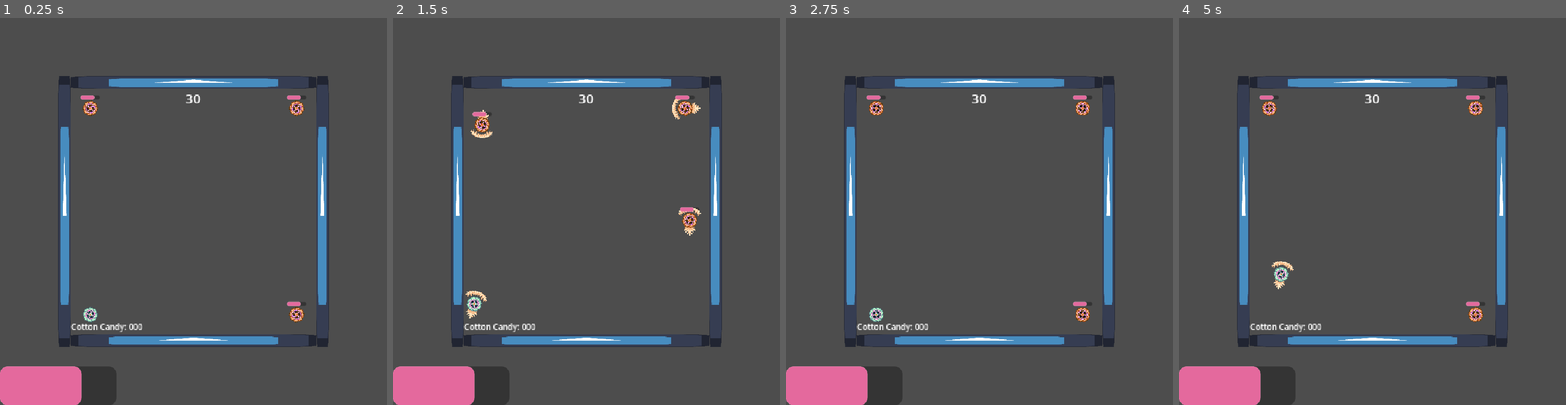
Above: before the commit, frames 1-4 (left to right).
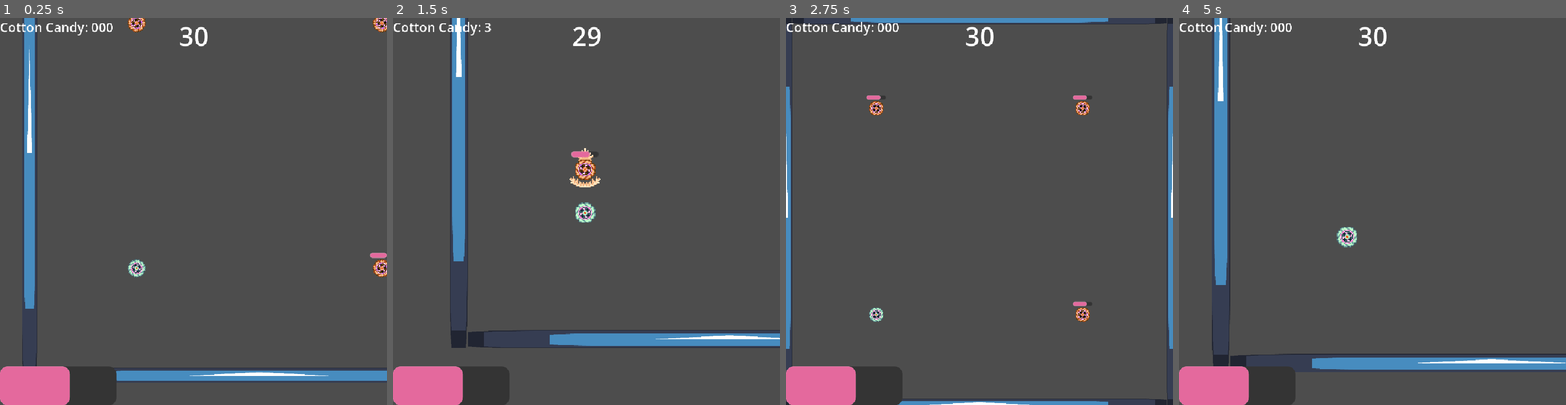
Above: after the commit, the same moments.

Repository: We-ALL-Play-Warthunder-Not-Just-Me/verySeriousSpinningCottonCandyGame
Game: Godot game, scene res://main_game.tscn
The game is run twice, just before and just after one commit, with the same random seed, the same clock (stepped at 60 frames per second) and the same inputs. The engine's default icon, where the game draws it, is replaced by a stand-in: a white triangle on a blue panel in a dark square.
Inputs (mouse positions are in pixels of both pictures, inside the frame that each line leads up to):
- Up to frame 1 (0.25 s): no input
- Up to frame 2 (1.5 s): tap Enter (ui_accept) at 0.5, 0.77 s; move the mouse to (671, 192) at 0.52 s; press the mouse at (671, 192) at 0.53 s; move the mouse to (509, 230) at 1.27 s; release the mouse at (509, 230) at 1.28 s; click (509, 230) at 1.35 s
- Up to frame 3 (2.75 s): tap Enter (ui_accept) at 1.52 s; move the mouse to (1018, 126) at 2.02 s; hold R from 2.03 s (still down); click (1018, 126) at 2.3 s
- Up to frame 4 (5 s): tap Enter (ui_accept) at 2.75, 3.02, 3.77, 4.52 s; move the mouse to (1353, 288) at 2.77 s; release R at 2.78 s; click (1353, 288) at 2.85 s; move the mouse to (1488, 269) at 3.52 s; press the mouse at (1488, 269) at 3.53 s; move the mouse to (1256, 153) at 4.27 s; release the mouse at (1256, 153) at 4.28 s; tap R at 4.35 s; click (1256, 153) at 4.55 s

The runs differ from the first frame. In frame 1, 11% of the frame differs, in the area x 0-100%, y 0-100%; in frame 2, 9.0%; in frame 3, 9.5%; in frame 4, 12%.

Commit message:
Bug Fixes, Fancy Camera, and UI fumbling
Made a Fancy Follow Camera to keep a sense of motion always present AND to make sure you never lose where the player is. Move around my UI bits so they're actually on a canvas layer rather than the map. I also found and fixed some bugs/unintended effects along the way, so there's that. Not that some of this stuff needed bug fixing cause it'll be hollowed out later... Oh well, makes testing easier. Onto a dash rework...

Diff:
--- a/Enemies/enemy.gd
+++ b/Enemies/enemy.gd
@@ -11,8 +11,8 @@
 var final_wait_time
 var previous_frame: Vector2
 var max_power = 50
-var min_power = 10
-var max_amplifier = 3
+var min_power = 25
+var max_amplifier = 3.0
 var amplifier
 var dash_time = 3
 var dash_countdown
@@ -46,16 +46,22 @@
 
 		if health.CurrentHP > (health.MaxHp/2):
 			animations.play("PlayerSpinHigh")
-			candy_multiplier = 3
+			candy_multiplier = 6
 			amplifier = max_amplifier
 		elif health.CurrentHP > (health.MaxHp/4):
 			animations.play("PlayerSpinMed")
-			candy_multiplier = 2
-			amplifier = (max_amplifier/2)
+			candy_multiplier = 4
+			if (max_amplifier/1.5) < 1:
+				amplifier = 1
+			else:
+				amplifier = (max_amplifier/1.5)
 		elif health.CurrentHP > 0:
 			animations.play("PlayerSpinLow")
-			candy_multiplier = 1
-			amplifier = (max_amplifier/4)
+			candy_multiplier = 2
+			if (max_amplifier/2) < 1:
+				amplifier = 1
+			else:
+				amplifier = (max_amplifier/2)
 		else:
 			animations.stop()
 	else:
@@ -111,7 +117,6 @@
 		print("We're not strong enough...")
 
 func _on_damage_area_entered(body: Node2D) -> void:
-	print("boop")
 	if body.name != self.name and body is RigidBody2D:
 		steal_spin(body)
 
--- a/Player/Player.tscn
+++ b/Player/Player.tscn
@@ -99,6 +99,8 @@
 [sub_resource type="CircleShape2D" id="CircleShape2D_j23h2"]
 radius = 11.0
 
+[sub_resource type="PlaceholderTexture2D" id="PlaceholderTexture2D_0j2ni"]
+
 [node name="Player" type="RigidBody2D" unique_id=222236015]
 mass = 0.005
 physics_material_override = SubResource("PhysicsMaterial_xu11e")
@@ -130,8 +132,8 @@
 
 [node name="HealthComponent" type="Node" parent="." unique_id=627178191]
 script = ExtResource("1_3qydi")
-CurrentHP = 70
-HealthDecay = 2
+MaxHp = 50
+CurrentHP = 30
 metadata/_custom_type_script = "uid://uflgtvyrjjt"
 
 [node name="decayTimer" type="Timer" parent="HealthComponent" unique_id=1606738338 node_paths=PackedStringArray("health")]
@@ -163,5 +165,15 @@
 shape = SubResource("CircleShape2D_j23h2")
 debug_color = Color(0.9757263, 0, 0.42078322, 0.41960785)
 
+[node name="TheDark" type="Sprite2D" parent="." unique_id=937438025]
+visible = false
+modulate = Color(0.012617188, 0.012617188, 0.012617188, 0.21568628)
+z_index = -1
+position = Vector2(1.5258789e-05, -4.5474735e-13)
+scale = Vector2(400, 400)
+texture = SubResource("PlaceholderTexture2D_0j2ni")
+
 [connection signal="healthDEATH" from="HealthComponent" to="." method="spin_depleted"]
 [connection signal="body_entered" from="DamageArea" to="." method="_on_damage_area_entered"]
+[connection signal="mouse_entered" from="DamageArea" to="." method="switch_mouse_states"]
+[connection signal="mouse_exited" from="DamageArea" to="." method="switch_mouse_states"]
--- a/Player/player_rigid.gd
+++ b/Player/player_rigid.gd
@@ -1,32 +1,34 @@
 extends RigidBody2D
 
 var mouse_position
-var max_amplifier = 3
+var max_amplifier = 3.0
 var amplifier = 0.0
 var max_power = 60
 var dash_time = 3
 var max_damage = 15
 var candy_multiplier
+var mouse_on_player = false
 @onready var draw_arrow = $VerySeriousArrows3
 @onready var health = $HealthComponent
 @onready var animations = $VerySeriousPlayer/PlayerAnimations
 @onready var hit_box = $DamageArea/PlayerHitBox
 @onready var dash_graphic = $VerySeriousDash
+@onready var the_dark = $TheDark
 var can_dash = true
 var aiming = false
 var dash_countdown
 @onready var center_stage = get_node("/root/MainGame/CenterStage")
 var previous_frame: Vector2
 @onready var spawner = get_node("/root/MainGame/Spawner")
-@onready var candy_tracker = get_node("/root/MainGame/CottonCandyTracker")
 
 # Called every frame. 'delta' is the elapsed time since the previous frame.
 func _process(delta: float) -> void:
 	if center_stage.round_playing == true:
 		if can_dash == true:
-			if Input.is_action_just_pressed("MouseLeftClick"):
+			if Input.is_action_just_pressed("MouseLeftClick") and mouse_on_player == true:
 				Engine.set_time_scale(0.1)
 				aiming = true
+				the_dark.visible = true
 			if aiming == true:
 				if Input.is_action_pressed("MouseLeftClick"):
 					draw_arrow.visible = true
@@ -36,6 +38,7 @@
 
 				if Input.is_action_just_released("MouseLeftClick"):
 					#print("Send!")
+					the_dark.visible = false
 					can_dash = false
 					aiming = false
 					dash_countdown = dash_time
@@ -63,17 +66,22 @@
 		elif health.CurrentHP > (health.MaxHp/4):
 			animations.play("PlayerSpinMed")
 			candy_multiplier = 2
-			amplifier = (max_amplifier/2)
+			if (max_amplifier/1.5) < 1:
+				amplifier = 1
+			else:
+				amplifier = (max_amplifier/1.5)
 		elif health.CurrentHP > 0:
 			animations.play("PlayerSpinLow")
 			candy_multiplier = 1
-			amplifier = (max_amplifier/4)
+			if (max_amplifier/2) < 1:
+				amplifier = 1
+			else:
+				amplifier = (max_amplifier/2)
 		else:
 			animations.stop()
-
+		print(amplifier)
 	else:
 		self.linear_velocity.lerp(Vector2(0,0),30)
-		candy_tracker.candy_multiplier = 0
 		health.HealthDecay = 0
 
 	var to_center = self.position.direction_to(center_stage.position)
@@ -102,10 +110,17 @@
 	elif player_force < enemy_force:
 		print("We're not strong enough...")
 
+func switch_mouse_states():
+	if mouse_on_player == false:
+		mouse_on_player = true
+	elif mouse_on_player == true:
+		mouse_on_player = false
+
 func _on_damage_area_entered(body: Node2D) -> void:
-	print("boop")
 	if body.name != self.name and body is RigidBody2D:
 		steal_spin(body)
 
 func spin_depleted():
+	Engine.set_time_scale(1.0)
+	the_dark.visible = false
 	spawner.kill_spinner(self)
--- a/TestTimer.gd
+++ b/TestTimer.gd
@@ -1,9 +1,10 @@
 extends Label
 
 @onready var countdown = $Timer
-@onready var round_over_text = $EndText
+@onready var round_over_text = get_node("/root/MainGame/CanvasLayer/EndText")
 @onready var center_stage = get_node("/root/MainGame/CenterStage")
-@onready var candy_tracker = get_node("/root/MainGame/CottonCandyTracker")
+@onready var candy_tracker = get_node("/root/MainGame/CanvasLayer/CottonCandyTracker")
+@onready var camera = get_node("/root/MainGame/FancyCamera")
 @export var candy_bank: PlayerCottonCandyTotal = load("res://Player/CottonCandyBank.tres")
 var final_text
 var round_over = false
@@ -43,6 +44,8 @@
 	candy_bank.addCottonCandy(player_winnings)
 
 func round_end():
+	Engine.set_time_scale(1.0)
+	camera.switch_camera_points(center_stage)
 	round_over = true
 	center_stage.round_playing = false
 	candy_tracker.get_child(0).set_one_shot(true)
--- a/cotton_candy_tracker.gd
+++ b/cotton_candy_tracker.gd
@@ -5,7 +5,7 @@
 var final_candy = 0
 var candy_multiplier = 0
 var spinners_dictionary = {}
-@onready var spinners = get_node("../Spinners")
+@onready var spinners = get_node("/root/MainGame/Spinners")
 @onready var spinners_children = spinners.get_children()
 
 func _ready() -> void:
--- /dev/null
+++ b/fancy_camera.gd
@@ -0,0 +1,55 @@
+extends Camera2D
+
+@onready var center_stage = get_node("/root/MainGame/CenterStage")
+@onready var spinners = get_node("/root/MainGame/Spinners")
+var follow_this = Node
+var follow_player = false
+const PLAYER_ZOOM = 2.8
+const CENTER_ZOOM = 2.0
+const ZOOM_SPEED = 1.5
+var smooth_zoom
+var target_zoom
+
+func _ready() -> void:
+	var player = spinners.get_child(3)
+	follow_this = player
+	follow_player = true
+	smooth_zoom = self.get_zoom().x
+	target_zoom = PLAYER_ZOOM
+
+# Called every frame. 'delta' is the elapsed time since the previous frame.
+func _process(delta: float) -> void:
+	self.position = follow_this.position
+	if follow_player == true:
+		smooth_zoom += (ZOOM_SPEED * delta)
+		if smooth_zoom >= target_zoom:
+			self.set_zoom(Vector2(target_zoom, target_zoom))
+		else:
+			self.set_zoom(Vector2(smooth_zoom, smooth_zoom))
+	else:
+		smooth_zoom -= (ZOOM_SPEED * delta)
+		if smooth_zoom <= target_zoom:
+			self.set_zoom(Vector2(target_zoom, target_zoom))
+		else:
+			self.set_zoom(Vector2(smooth_zoom, smooth_zoom))
+
+func switch_camera_points(node: Node):
+	follow_this = node
+	smooth_zoom = self.get_zoom().x
+	if node.name == "Player":
+		follow_player = true
+		target_zoom = PLAYER_ZOOM
+	else:
+		follow_player = false
+		target_zoom = CENTER_ZOOM
+
+
+func _on_spinners_child_entered_tree(node: Node) -> void:
+	print(node)
+	if node.name == "Player":
+		switch_camera_points(node)
+
+func _on_spinners_child_exiting_tree(node: Node) -> void:
+	print(node)
+	if node.name == "Player":
+		switch_camera_points(center_stage)
--- a/main_game.tscn
+++ b/main_game.tscn
@@ -6,6 +6,7 @@
 [ext_resource type="PackedScene" uid="uid://byggay1shakk" path="res://Enemies/Enemy.tscn" id="4_6bm6p"]
 [ext_resource type="Script" uid="uid://dvg2qi60ngnjj" path="res://TestTimer.gd" id="4_dugkq"]
 [ext_resource type="AudioStream" uid="uid://xar8uhwh766e" path="res://Assets/Music/Very Serious Cotton Candy Making.wav" id="5_dugkq"]
+[ext_resource type="Script" uid="uid://m6efbwsg5kqb" path="res://fancy_camera.gd" id="5_mf81u"]
 [ext_resource type="Script" uid="uid://bbvr8adcc6mf7" path="res://cotton_candy_tracker.gd" id="6_2pltu"]
 [ext_resource type="Resource" uid="uid://dfojukemdokol" path="res://Player/CottonCandyBank.tres" id="6_4srsv"]
 [ext_resource type="Texture2D" uid="uid://d1piy38h5wsfi" path="res://Assets/Images/icon.svg" id="7_f52ns"]
@@ -14,6 +15,56 @@
 size = Vector2(128.00002, 128)
 
 [node name="MainGame" type="Node" unique_id=2037128485]
+
+[node name="Wall" type="Sprite2D" parent="." unique_id=1647511951]
+z_index = -1
+position = Vector2(0, -240)
+scale = Vector2(3.625, 0.125)
+texture = ExtResource("7_f52ns")
+
+[node name="StaticBody2D" type="StaticBody2D" parent="Wall" unique_id=1132835991]
+
+[node name="CollisionShape2D" type="CollisionShape2D" parent="Wall/StaticBody2D" unique_id=1027776993]
+position = Vector2(1.3204722e-06, 0)
+scale = Vector2(0.9999998, 0.99999976)
+shape = SubResource("RectangleShape2D_tsdbm")
+
+[node name="Wall2" type="Sprite2D" parent="." unique_id=279883379]
+z_index = -1
+position = Vector2(-3.8146973e-06, 240)
+scale = Vector2(3.625, 0.125)
+texture = ExtResource("7_f52ns")
+
+[node name="StaticBody2D" type="StaticBody2D" parent="Wall2" unique_id=1736148737]
+
+[node name="CollisionShape2D" type="CollisionShape2D" parent="Wall2/StaticBody2D" unique_id=1395113505]
+position = Vector2(1.3204722e-06, 0)
+scale = Vector2(0.9999998, 0.99999976)
+shape = SubResource("RectangleShape2D_tsdbm")
+
+[node name="Wall3" type="Sprite2D" parent="." unique_id=1341408351]
+z_index = -1
+position = Vector2(240, 3.8146973e-05)
+scale = Vector2(0.1249998, 3.875)
+texture = ExtResource("7_f52ns")
+
+[node name="StaticBody2D" type="StaticBody2D" parent="Wall3" unique_id=481045631]
+
+[node name="CollisionShape2D" type="CollisionShape2D" parent="Wall3/StaticBody2D" unique_id=859431062]
+scale = Vector2(0.9999999, 0.9999998)
+shape = SubResource("RectangleShape2D_tsdbm")
+
+[node name="Wall4" type="Sprite2D" parent="." unique_id=1649578867]
+z_index = -1
+position = Vector2(-240, 1.1444092e-05)
+scale = Vector2(0.1249998, 3.875)
+texture = ExtResource("7_f52ns")
+
+[node name="StaticBody2D" type="StaticBody2D" parent="Wall4" unique_id=1500575370]
+
+[node name="CollisionShape2D" type="CollisionShape2D" parent="Wall4/StaticBody2D" unique_id=194563356]
+scale = Vector2(0.9999999, 0.9999998)
+shape = SubResource("RectangleShape2D_tsdbm")
 
 [node name="Spinners" type="Node" parent="." unique_id=1643844216]
 
@@ -42,100 +93,71 @@
 [node name="CenterStage" type="Node2D" parent="." unique_id=2022388985]
 script = ExtResource("1_2pltu")
 
-[node name="Camera2D" type="Camera2D" parent="." unique_id=1344449492]
+[node name="FancyCamera" type="Camera2D" parent="." unique_id=1344449492]
 zoom = Vector2(2, 2)
+position_smoothing_enabled = true
+position_smoothing_speed = 3.0
+script = ExtResource("5_mf81u")
 
-[node name="GameTime" type="Label" parent="." unique_id=456201287]
+[node name="Music" type="AudioStreamPlayer2D" parent="FancyCamera" unique_id=1580899563]
+stream = ExtResource("5_dugkq")
+volume_db = -0.5
+autoplay = true
+bus = &"Music"
+
+[node name="CanvasLayer" type="CanvasLayer" parent="." unique_id=109230111]
+
+[node name="GameTime" type="Label" parent="CanvasLayer" unique_id=456201287]
+anchors_preset = 5
+anchor_left = 0.5
+anchor_right = 0.5
 offset_left = -24.0
-offset_top = -152.0
 offset_right = 24.0
-offset_bottom = -129.0
+offset_bottom = 42.0
+grow_horizontal = 2
+theme_override_font_sizes/font_size = 64
 text = "30"
 horizontal_alignment = 1
 vertical_alignment = 1
 script = ExtResource("4_dugkq")
 candy_bank = ExtResource("6_4srsv")
 
-[node name="Timer" type="Timer" parent="GameTime" unique_id=405559357]
+[node name="Timer" type="Timer" parent="CanvasLayer/GameTime" unique_id=405559357]
 wait_time = 30.0
 one_shot = true
 autostart = true
 
-[node name="EndText" type="RichTextLabel" parent="GameTime" unique_id=10936920]
+[node name="EndText" type="RichTextLabel" parent="CanvasLayer" unique_id=10936920]
 visible = false
-layout_mode = 0
-offset_left = -128.0
-offset_right = 176.0
-offset_bottom = 304.0
-theme_override_font_sizes/bold_font_size = 64
+anchors_preset = 8
+anchor_left = 0.5
+anchor_top = 0.5
+anchor_right = 0.5
+anchor_bottom = 0.5
+offset_left = -360.0
+offset_top = -360.0
+offset_right = 360.0
+offset_bottom = 360.0
+grow_horizontal = 2
+grow_vertical = 2
+theme_override_font_sizes/normal_font_size = 48
+theme_override_font_sizes/bold_font_size = 128
 tab_size = 8
 horizontal_alignment = 1
 vertical_alignment = 1
 
-[node name="AudioStreamPlayer2D" type="AudioStreamPlayer2D" parent="." unique_id=1580899563]
-stream = ExtResource("5_dugkq")
-volume_db = -0.5
-autoplay = true
-bus = &"Music"
-
-[node name="CottonCandyTracker" type="Label" parent="." unique_id=1152458661]
-offset_left = -152.0
-offset_top = 136.0
-offset_right = -64.0
-offset_bottom = 152.0
-theme_override_font_sizes/font_size = 10
+[node name="CottonCandyTracker" type="Label" parent="CanvasLayer" unique_id=1152458661]
+offset_right = 88.0
+offset_bottom = 16.0
+theme_override_font_sizes/font_size = 32
 text = "Cotton Candy: 000"
 script = ExtResource("6_2pltu")
 
-[node name="CandyTimer" type="Timer" parent="CottonCandyTracker" unique_id=1219899050]
+[node name="CandyTimer" type="Timer" parent="CanvasLayer/CottonCandyTracker" unique_id=1219899050]
 autostart = true
 
-[node name="Wall" type="Sprite2D" parent="." unique_id=1647511951]
-position = Vector2(1.9073486e-06, -160)
-scale = Vector2(2.375, 0.125)
-texture = ExtResource("7_f52ns")
-
-[node name="StaticBody2D" type="StaticBody2D" parent="Wall" unique_id=1132835991]
-
-[node name="CollisionShape2D" type="CollisionShape2D" parent="Wall/StaticBody2D" unique_id=1027776993]
-position = Vector2(1.3204722e-06, 0)
-scale = Vector2(0.9999998, 0.99999976)
-shape = SubResource("RectangleShape2D_tsdbm")
-
-[node name="Wall2" type="Sprite2D" parent="." unique_id=279883379]
-position = Vector2(3.8146973e-06, 160)
-scale = Vector2(2.375, 0.125)
-texture = ExtResource("7_f52ns")
-
-[node name="StaticBody2D" type="StaticBody2D" parent="Wall2" unique_id=1736148737]
-
-[node name="CollisionShape2D" type="CollisionShape2D" parent="Wall2/StaticBody2D" unique_id=1395113505]
-position = Vector2(1.3204722e-06, 0)
-scale = Vector2(0.9999998, 0.99999976)
-shape = SubResource("RectangleShape2D_tsdbm")
-
-[node name="Wall3" type="Sprite2D" parent="." unique_id=1341408351]
-position = Vector2(160, 5.722046e-06)
-scale = Vector2(0.1249998, 2.625)
-texture = ExtResource("7_f52ns")
-
-[node name="StaticBody2D" type="StaticBody2D" parent="Wall3" unique_id=481045631]
-
-[node name="CollisionShape2D" type="CollisionShape2D" parent="Wall3/StaticBody2D" unique_id=859431062]
-scale = Vector2(0.9999999, 0.9999998)
-shape = SubResource("RectangleShape2D_tsdbm")
-
-[node name="Wall4" type="Sprite2D" parent="." unique_id=1649578867]
-position = Vector2(-160, 5.722046e-06)
-scale = Vector2(0.1249998, 2.625)
-texture = ExtResource("7_f52ns")
-
-[node name="StaticBody2D" type="StaticBody2D" parent="Wall4" unique_id=1500575370]
-
-[node name="CollisionShape2D" type="CollisionShape2D" parent="Wall4/StaticBody2D" unique_id=194563356]
-scale = Vector2(0.9999999, 0.9999998)
-shape = SubResource("RectangleShape2D_tsdbm")
-
+[connection signal="child_entered_tree" from="Spinners" to="FancyCamera" method="_on_spinners_child_entered_tree"]
+[connection signal="child_exiting_tree" from="Spinners" to="FancyCamera" method="_on_spinners_child_exiting_tree"]
 [connection signal="timeout" from="Spawner/Timer" to="Spawner" method="spawn_player"]
-[connection signal="timeout" from="GameTime/Timer" to="GameTime" method="round_end"]
-[connection signal="timeout" from="CottonCandyTracker/CandyTimer" to="CottonCandyTracker" method="_on_candy_timer_timeout"]
+[connection signal="timeout" from="CanvasLayer/GameTime/Timer" to="CanvasLayer/GameTime" method="round_end"]
+[connection signal="timeout" from="CanvasLayer/CottonCandyTracker/CandyTimer" to="CanvasLayer/CottonCandyTracker" method="_on_candy_timer_timeout"]
Not shown, added: fancy_camera.gd.uid
